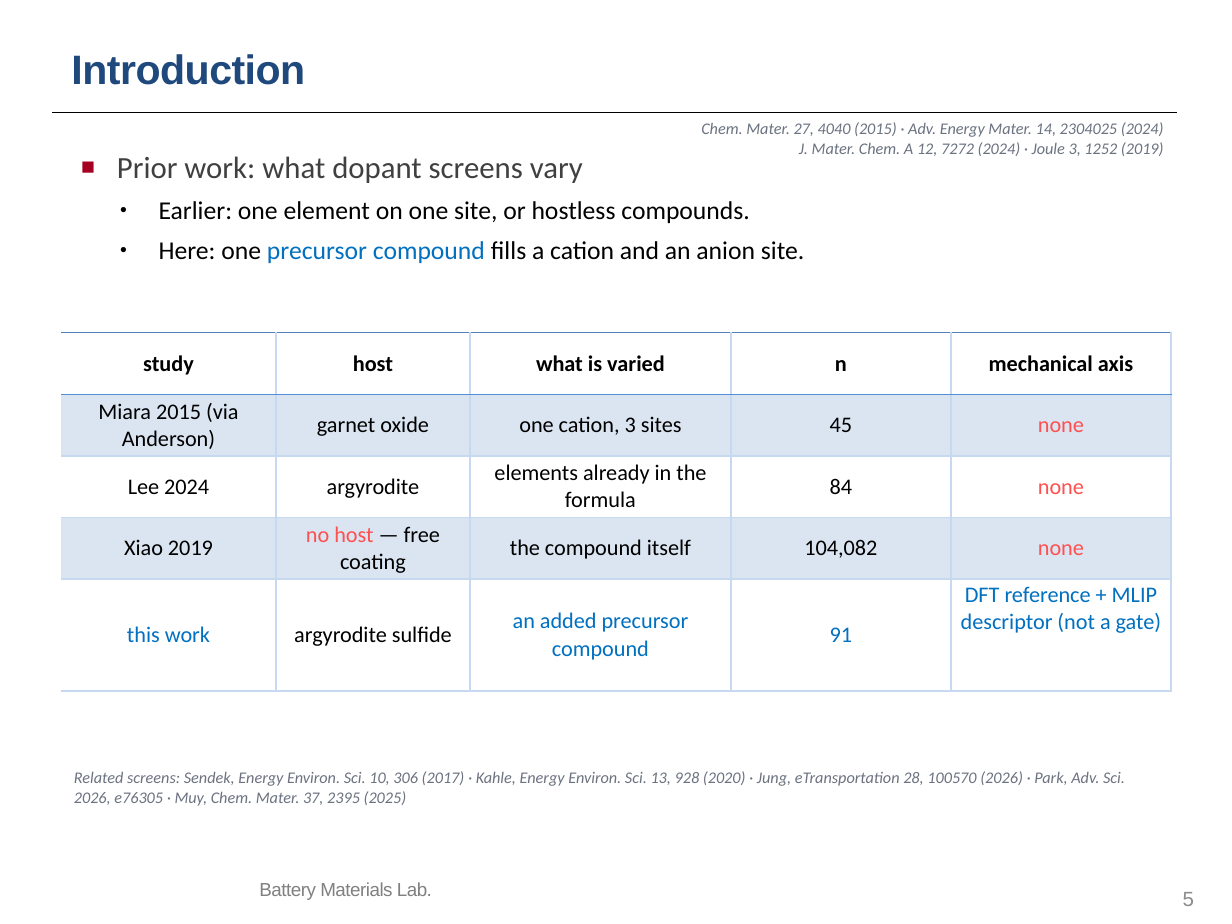
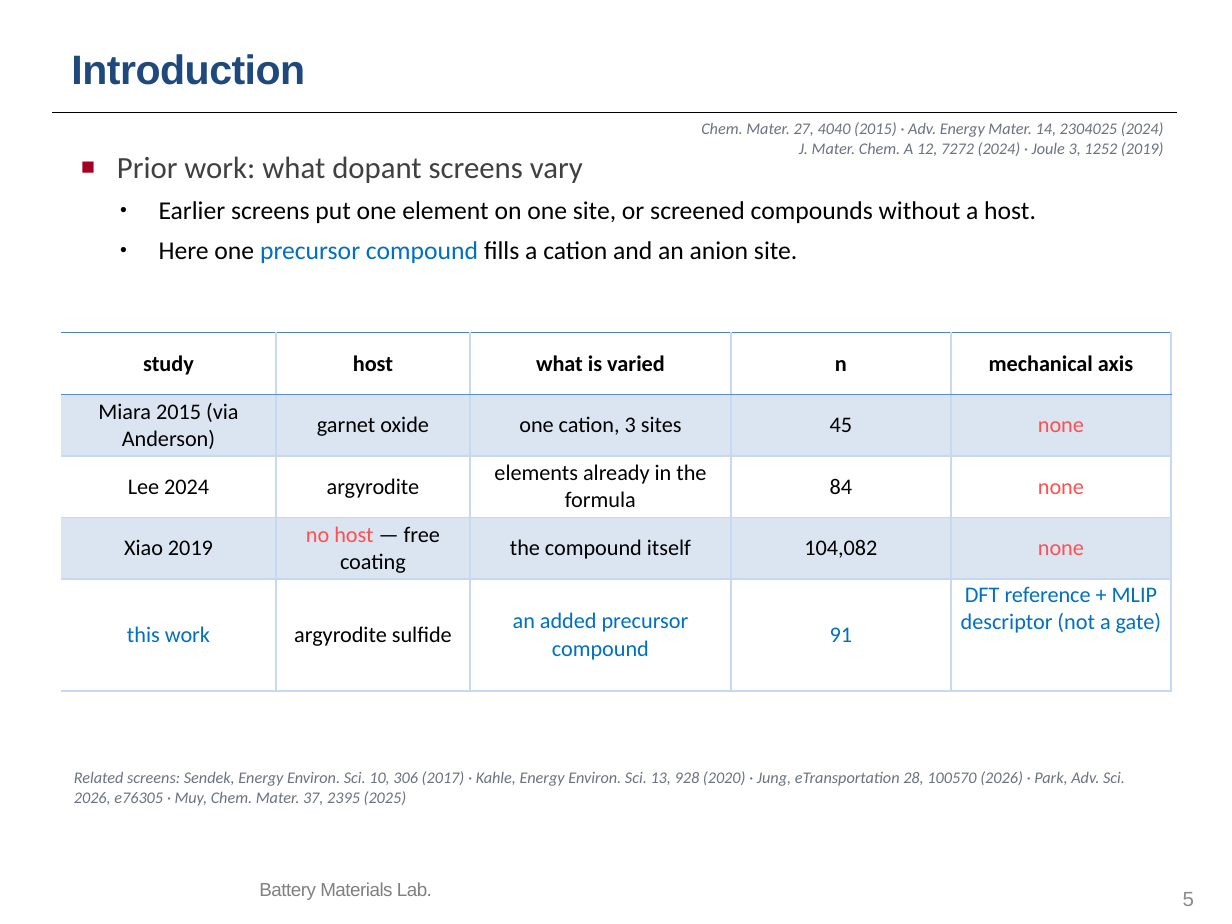
Before and after one commit to yonghoon7153-source/Yonghoon-DEM-DFT, a slide deck: slide 5 of kb/seminars/Research_Seminar_2026_10_13_cascade_progress_lean.pptx. Drawn at 1232x924 pixels with LibreOffice and Linux fonts; fonts in the diff are those of the drawing; background and template pictures are left out. Boxes give left, top, right and bottom in pixels: in the first picture for what was removed or moved away, otherwise in the second. Text is boxed around its words. In the diff, an @@ line names an element or a change of style, - is before the commit and + after.

```diff
--- a/kb/seminars/Research_Seminar_2026_10_13_cascade_progress_lean.pptx
+++ b/kb/seminars/Research_Seminar_2026_10_13_cascade_progress_lean.pptx
@@ text at (159,201,1036,263): text changed @@
-• Earlier: one element on one site, or hostless compounds.
-• Here: one precursor compound fills a cation and an anion site.
+• Earlier screens put one element on one site, or screened compounds without a host.
+• Here one precursor compound fills a cation and an anion site.
```
Also in this commit, not shown: 12 other slides changed, 11 other files.
